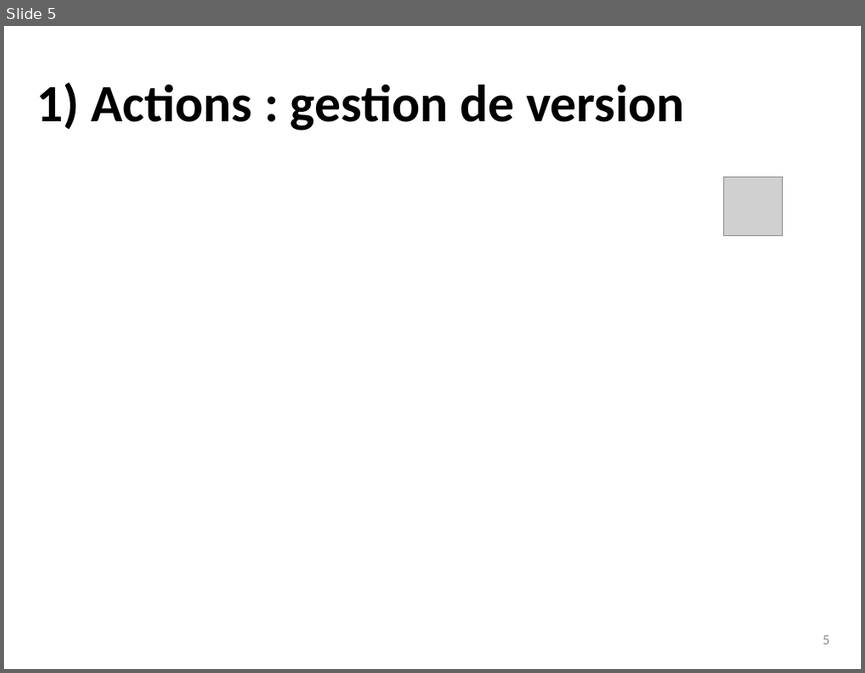
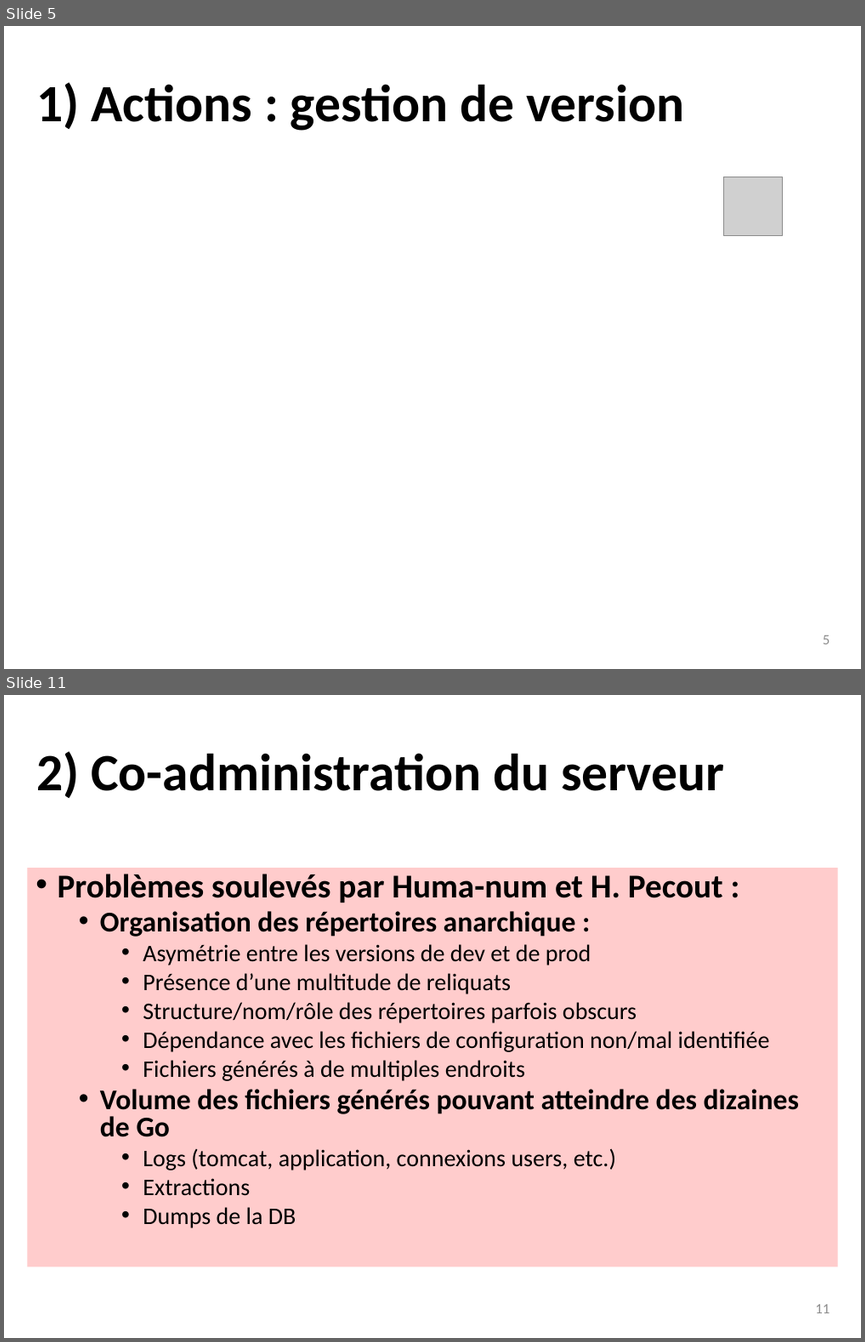
Before and after one commit to dosi-slides/2015_10_geomedia, a slide deck: slides.pptx. Shown one above the other, each under a label of ours: slide 5 before the commit, slides 5 and 11 after it; the slides between them are not shown. The pictures are 865x673 and 865x1342 pixels, drawn with LibreOffice and Linux fonts; fonts in the diff are those of the drawing; grey boxes stand for pictures. Boxes give left, top, right and bottom in pixels: in the first picture for what was removed or moved away, otherwise in the second. Text is boxed around its words. In the diff, an @@ line names an element or a change of style, - is before the commit and + after.

```diff
--- a/slides.pptx
+++ b/slides.pptx
@@ slide 11 added at (x1=4, y1=695, x2=861, y2=1338), background #FFFFFF @@
@@ title added at (x1=36, y1=751, x2=724, y2=798), 44 pt, text #000000, bold @@
+2) Co-administration du serveur
@@ text added at (x1=27, y1=868, x2=838, y2=1267), fill #FFCCCC, 20 pt, text #000000 @@
+• Problèmes soulevés par Huma-num et H. Pecout :
+  • Organisation des répertoires anarchique :
+    • Asymétrie entre les versions de dev et de prod
+    • Présence d’une multitude de reliquats
+    • Structure/nom/rôle des répertoires parfois obscurs
+    • Dépendance avec les fichiers de configuration non/mal identifiée
+    • Fichiers générés à de multiples endroits
+  • Volume des fichiers générés pouvant atteindre des dizaines de Go
+    • Logs (tomcat, application, connexions users, etc.)
+    • Extractions
+    • Dumps de la DB
@@ page number added at (x1=815, y1=1304, x2=829, y2=1313), 12 pt, text #8C8C8C @@
+11
```
Also in this commit, not shown: 4 slides changed, 6 other slides added.
